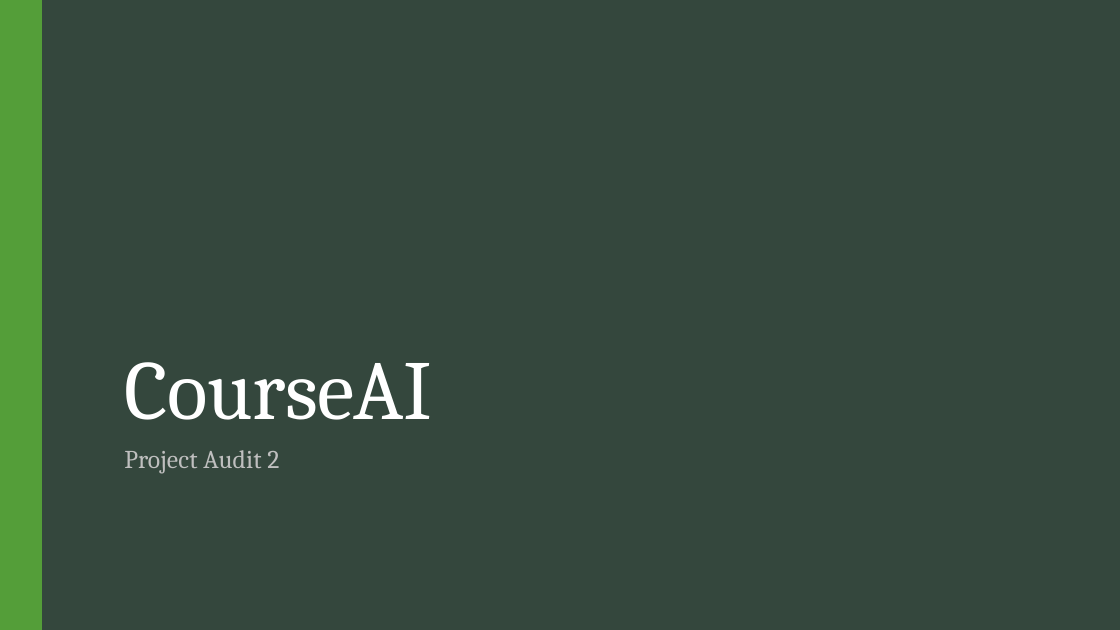
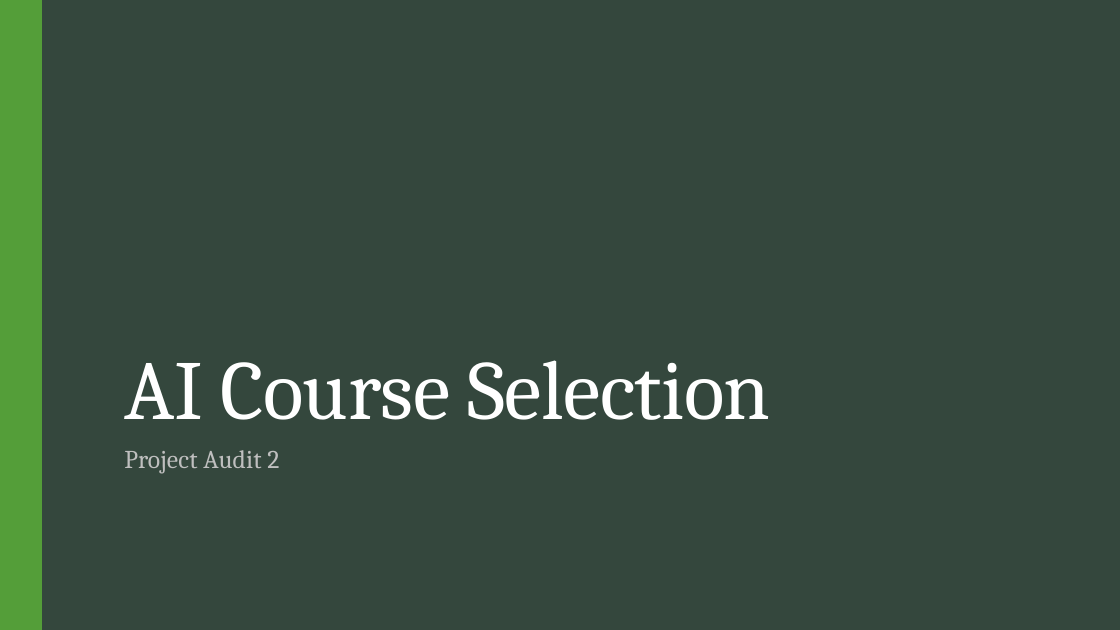
Before and after one commit to AICourseSelection/courseai, a slide deck: slide 1 of Documentation/Audit_2/Powerpoint/Audit_Presentation.pptx. Drawn at 1120x630 pixels with LibreOffice and Linux fonts; fonts in the diff are those of the drawing. Boxes give left, top, right and bottom in pixels: in the first picture for what was removed or moved away, otherwise in the second. Text is boxed around its words. In the diff, an @@ line names an element or a change of style, - is before the commit and + after.

```diff
--- a/Documentation/Audit_2/Powerpoint/Audit_Presentation.pptx
+++ b/Documentation/Audit_2/Powerpoint/Audit_Presentation.pptx
@@ title at <box>124,360,771,420</box>: text changed @@
-CourseAI
+AI Course Selection
```
Also in this commit, not shown: 6 other slides changed, 1 slide added.
